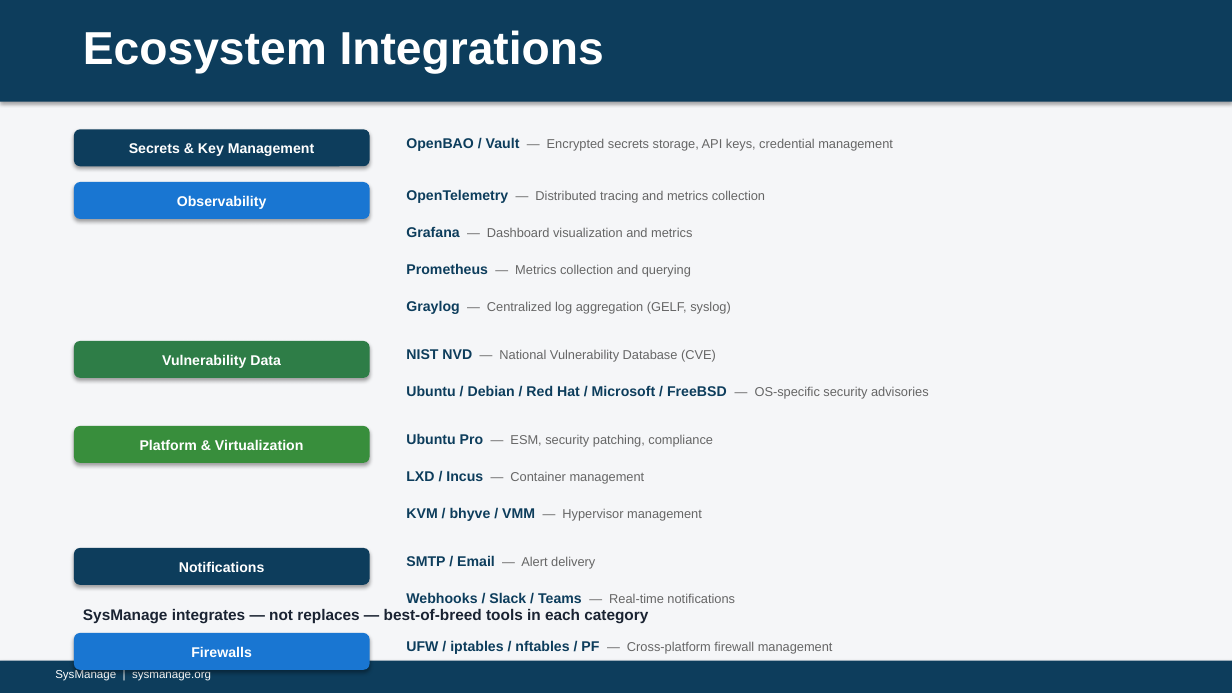
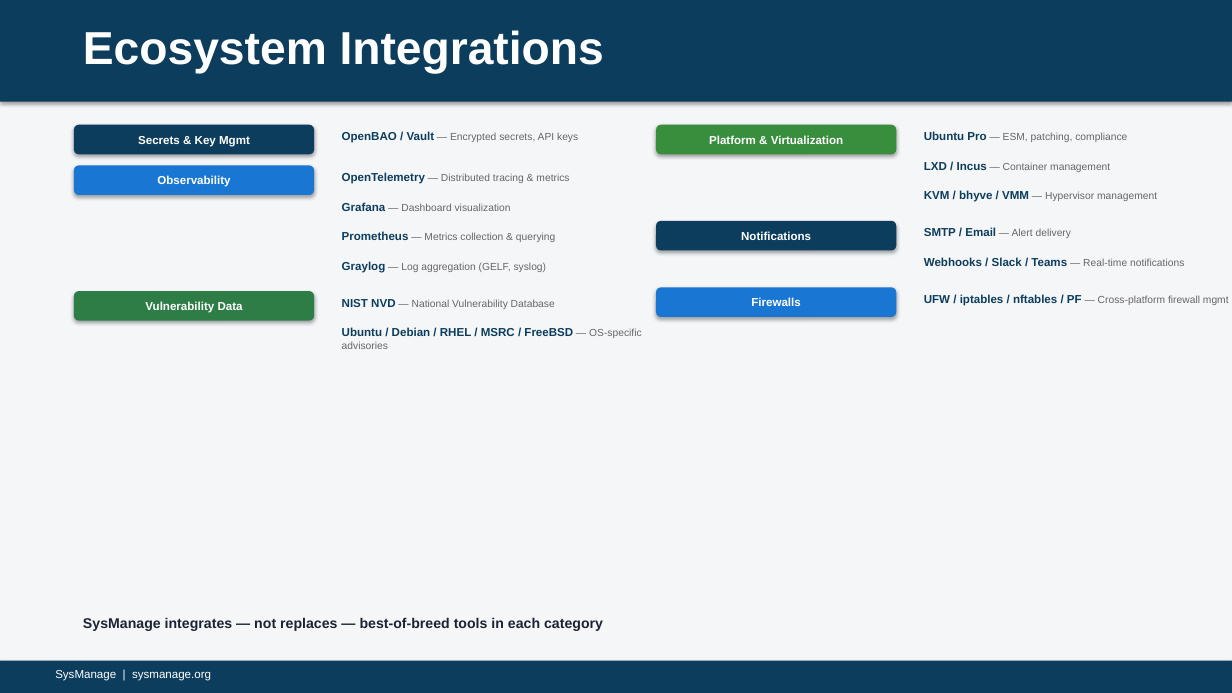
Before and after one commit to bceverly/sysmanage-docs, a slide deck: slide 17 of Presentations/SysManage.pptx. Drawn at 1232x693 pixels with LibreOffice and Linux fonts; fonts in the diff are those of the drawing. Boxes give left, top, right and bottom in pixels: in the first picture for what was removed or moved away, otherwise in the second. Text is boxed around its words. In the diff, an @@ line names an element or a change of style, - is before the commit and + after.

```diff
--- a/Presentations/SysManage.pptx
+++ b/Presentations/SysManage.pptx
@@ rounded rectangle "Secrets & Key Mgmt": place and size @@
-rounded rectangle "Secrets & Key Mgmt" at [74, 129, 370, 166]
+rounded rectangle "Secrets & Key Mgmt" at [74, 125, 314, 154]
@@ text in rounded rectangle at [138, 136, 250, 147]: text changed; size 11 to 9 pt @@
-Secrets & Key Management
+Secrets & Key Mgmt
@@ text at [342, 131, 578, 143]: text changed; size 10 to 8 pt @@
-OpenBAO / Vault — Encrypted secrets storage, API keys, credential management
+OpenBAO / Vault — Encrypted secrets, API keys
@@ rounded rectangle "Platform & Virtualization": place and size @@
-rounded rectangle "Platform & Virtualization" at [74, 426, 370, 463]
+rounded rectangle "Platform & Virtualization" at [656, 125, 897, 154]
@@ text at [924, 131, 1127, 142]: text changed; size 10 to 8 pt @@
-Ubuntu Pro — ESM, security patching, compliance
+Ubuntu Pro — ESM, patching, compliance
@@ rounded rectangle "Observability": place and size @@
-rounded rectangle "Observability" at [74, 182, 370, 219]
+rounded rectangle "Observability" at [74, 165, 314, 195]
@@ text at [342, 172, 569, 184]: text changed; size 10 to 8 pt @@
-OpenTelemetry — Distributed tracing and metrics collection
+OpenTelemetry — Distributed tracing & metrics
@@ text "LXD / Incus — Container ...": place and size @@
-text "LXD / Incus — Container ..." at [406, 471, 645, 484]
+text "LXD / Incus — Container ..." at [924, 162, 1110, 172]
@@ text "LXD / Incus — Container ..." at [924, 162, 1110, 172]: size 11 to 9 pt in "LXD / Incus"; size 10 to 8 pt in "— Container management" @@
@@ text at [342, 202, 511, 211]: text changed; size 10 to 8 pt @@
-Grafana — Dashboard visualization and metrics
+Grafana — Dashboard visualization
@@ text "KVM / bhyve / VMM ...": place and size @@
-text "KVM / bhyve / VMM ..." at [406, 507, 702, 521]
+text "KVM / bhyve / VMM ..." at [924, 190, 1157, 202]
@@ text "KVM / bhyve / VMM ..." at [924, 190, 1157, 202]: size 11 to 9 pt in "KVM / bhyve / VMM"; size 10 to 8 pt in "— Hypervisor management" @@
@@ text at [342, 231, 555, 242]: text changed; size 10 to 8 pt @@
-Prometheus — Metrics collection and querying
+Prometheus — Metrics collection & querying
@@ rounded rectangle "Notifications": place and size @@
-rounded rectangle "Notifications" at [74, 548, 370, 585]
+rounded rectangle "Notifications" at [656, 221, 897, 250]
@@ text "SMTP / Email — Alert ...": place and size @@
-text "SMTP / Email — Alert ..." at [406, 555, 595, 569]
+text "SMTP / Email — Alert ..." at [924, 227, 1071, 238]
@@ text "SMTP / Email — Alert ..." at [924, 227, 1071, 238]: size 11 to 9 pt in "SMTP / Email"; size 10 to 8 pt in "— Alert delivery" @@
@@ text at [342, 261, 547, 273]: text changed; size 10 to 8 pt @@
-Graylog — Centralized log aggregation (GELF, syslog)
+Graylog — Log aggregation (GELF, syslog)
@@ text "Webhooks / Slack / Teams ...": place and size @@
-text "Webhooks / Slack / Teams ..." at [406, 592, 735, 603]
+text "Webhooks / Slack / Teams ..." at [924, 257, 1184, 266]
@@ text "Webhooks / Slack / Teams ..." at [924, 257, 1184, 266]: size 11 to 9 pt in "Webhooks / Slack / Teams"; size 10 to 8 pt in "— Real-time notifications" @@
@@ rounded rectangle "Vulnerability Data": place and size @@
-rounded rectangle "Vulnerability Data" at [74, 341, 370, 378]
+rounded rectangle "Vulnerability Data" at [74, 291, 314, 321]
@@ text at [342, 299, 555, 309]: text changed; size 10 to 8 pt @@
-NIST NVD — National Vulnerability Database (CVE)
+NIST NVD — National Vulnerability Database
@@ size 11 to 9 pt in 5 elements at [74, 165, 314, 195], [74, 291, 314, 321], [656, 125, 897, 154], [656, 221, 897, 250], [656, 287, 897, 317] @@
@@ rounded rectangle "Firewalls": place and size @@
-rounded rectangle "Firewalls" at [74, 633, 370, 670]
+rounded rectangle "Firewalls" at [656, 287, 897, 317]
@@ text at [924, 294, 1229, 306]: text changed; size 10 to 8 pt @@
-UFW / iptables / nftables / PF — Cross-platform firewall management
+UFW / iptables / nftables / PF — Cross-platform firewall mgmt
@@ text at [342, 327, 642, 349]: text changed; size 11 to 9 pt @@
-Ubuntu / Debian / Red Hat / Microsoft / FreeBSD — OS-specific security advisories
+Ubuntu / Debian / RHEL / MSRC / FreeBSD — OS-specific advisories
@@ text "SysManage integrates — not replaces ...": place and size @@
-text "SysManage integrates — not replaces ..." at [83, 609, 648, 624]
+text "SysManage integrates — not replaces ..." at [83, 617, 603, 631]
@@ text "SysManage integrates — not replaces ..." at [83, 617, 603, 631]: size 12 to 11 pt @@
```
Also in this commit, not shown: 9 other slides changed, 1 other file.
